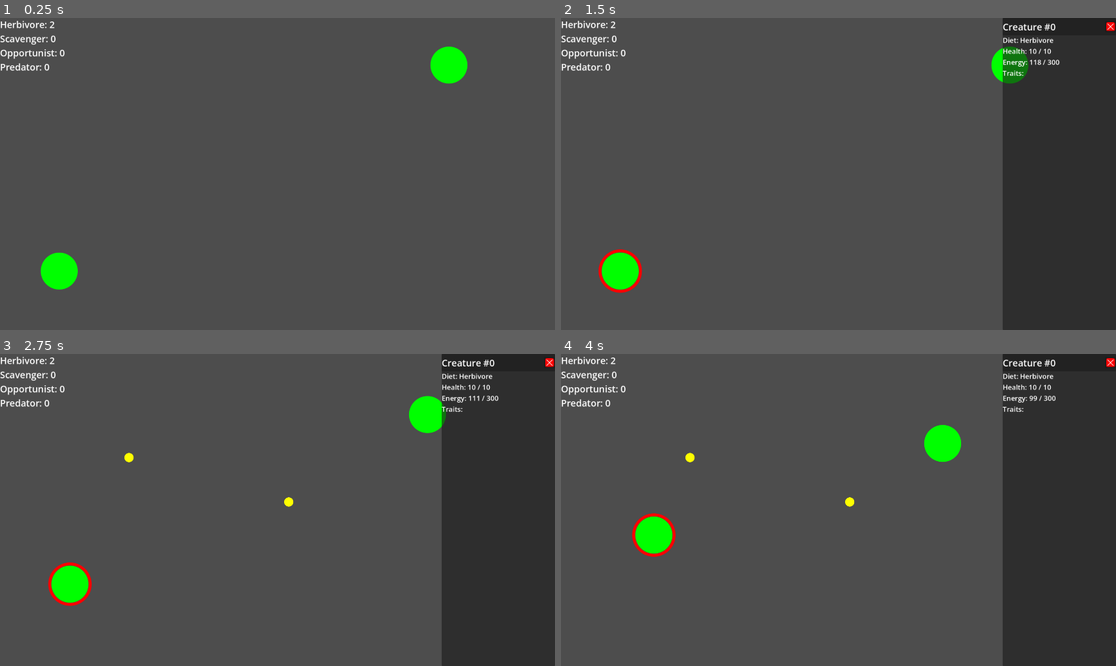
Above: before the commit, frames 1-4 (two rows, left to right).
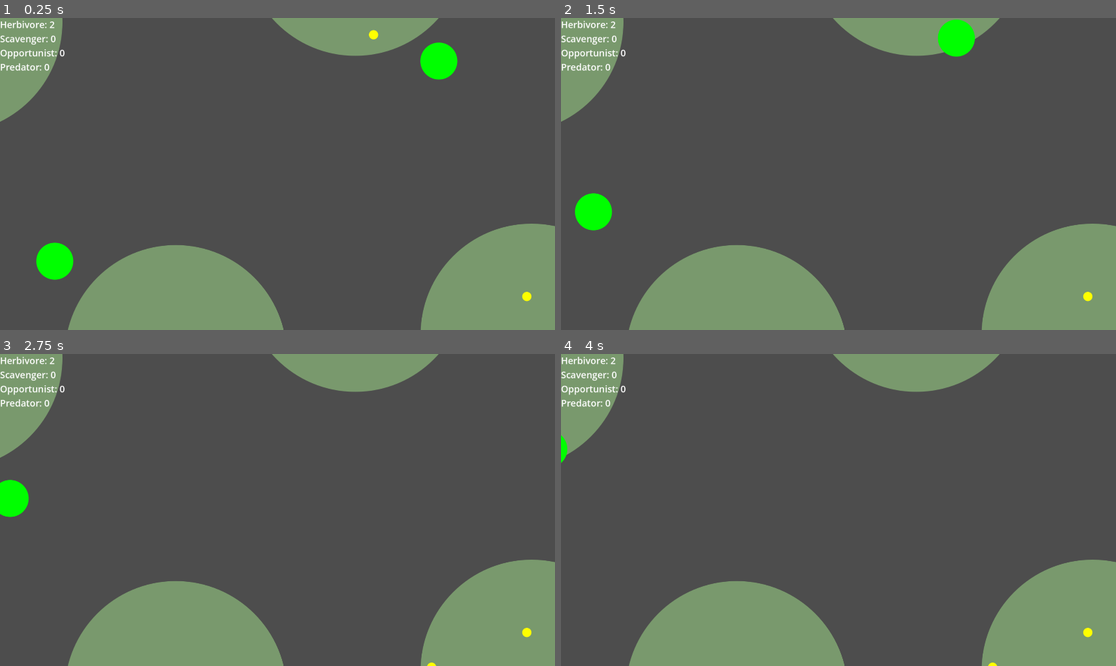
Above: after the commit, the same moments.

Repository: AntonPotapovDev/evolution-game
Game: Godot game, scene res://main.tscn
Two runs of this game, one before a commit and one after it. Both use one fixed random seed, a clock stepped at 60 frames per second and the inputs below.
Inputs (mouse positions are in pixels of both pictures, inside the frame that each line leads up to):
- Up to frame 1 (0.25 s): no input
- Up to frame 2 (1.5 s): drag from (622, 270) to (1010, 64) at 0.52 s; drag from (1010, 64) to (622, 270) at 1.27 s
- Up to frame 3 (2.75 s): move the mouse to (333, 441) at 2.02 s; click (333, 441) at 2.17 s
- Up to frame 4 (4 s): drag from (810, 572) to (644, 563) at 2.77 s; move the mouse to (1005, 556) at 3.52 s; click (1005, 556) at 3.67 s

The runs differ from the first frame. In frame 1, 21% of the frame differs, in the area x 0-100%, y 0-100%; in frame 2, 36%; in frame 3, 36%; in frame 4, 35%.

Commit message:
Add fields where food can be spawned

Diff:
--- /dev/null
+++ b/assets/circle_r384_dark_green.svg
@@ -0,0 +1,3 @@
+<svg width="798" height="798" xmlns="http://www.w3.org/2000/svg">
+  <circle cx="399" cy="399" r="384" fill="rgb(121, 153, 109)" />
+</svg>
--- a/creature/creature.gd
+++ b/creature/creature.gd
@@ -78,7 +78,7 @@
     if _config:
         return
 
-    z_index = Layers.CREATURE
+    z_index = Layers.Layer.CREATURE
 
     _id = new_id
     _config = creature_config
--- a/food/meat_food/meat_food.gd
+++ b/food/meat_food/meat_food.gd
@@ -7,6 +7,6 @@
 
 func _ready() -> void:
     _energy_boost = ENERGY_BOOST
-    z_index = Layers.FOOD
+    z_index = Layers.Layer.FOOD
     _type = Groups.MEAT_FOOD
     add_to_group(_type)
--- a/food/plant_food/plant_food.gd
+++ b/food/plant_food/plant_food.gd
@@ -7,6 +7,6 @@
 
 func _ready() -> void:
     _energy_boost = ENERGY_BOOST
-    z_index = Layers.FOOD
+    z_index = Layers.Layer.FOOD
     _type = Groups.PLANT_FOOD
     add_to_group(_type)
--- /dev/null
+++ b/game_world/field/field.gd
@@ -0,0 +1,49 @@
+class_name Field
+extends Area2D
+
+
+@export var min_spawn_time: float = 2.0
+@export var max_spawn_time: float = 4.0
+@export var min_starting_food: int = 0
+@export var max_starting_food: int = 5
+
+
+@onready var _shape: CircleShape2D = $CollisionShape2D.shape as CircleShape2D
+
+
+var _time_left: float = 0.0
+
+
+func init():
+    z_index = Layers.Layer.FIELD
+
+    var staring_food_count = randi_range(min_starting_food, max_starting_food)
+    for _i in range(staring_food_count):
+        _spawn_food()
+
+    _update_time_left()
+
+
+func _ready() -> void:
+    add_to_group(Groups.FIELD)
+
+
+func _physics_process(delta: float) -> void:
+    _time_left -= delta
+
+    if _time_left < 0.0:
+        _spawn_food()
+        _update_time_left()
+
+
+func _spawn_food():
+    Spawner.spawn_plant_food(_get_random_point())
+
+
+func _update_time_left():
+    _time_left = randf_range(min_spawn_time, max_spawn_time)
+
+
+func _get_random_point() -> Vector2:
+    var point = Vector2.UP * randf_range(0.0, _shape.radius)
+    return to_global(point.rotated(randf_range(0.0, TAU)))
--- /dev/null
+++ b/game_world/field/field.tscn
@@ -0,0 +1,18 @@
+[gd_scene format=3 uid="uid://dg8kx7310vhg7"]
+
+[ext_resource type="Script" uid="uid://8q35uk2lk57b" path="res://game_world/field/field.gd" id="1_kkl7u"]
+[ext_resource type="Texture2D" uid="uid://mub07fg8g62t" path="res://assets/circle_r384_dark_green.svg" id="1_nn7hi"]
+
+[sub_resource type="CircleShape2D" id="CircleShape2D_kkl7u"]
+radius = 371.19403
+
+[node name="Field" type="Area2D" unique_id=1353348518]
+collision_layer = 0
+collision_mask = 0
+script = ExtResource("1_kkl7u")
+
+[node name="Sprite2D" type="Sprite2D" parent="." unique_id=2104650823]
+texture = ExtResource("1_nn7hi")
+
+[node name="CollisionShape2D" type="CollisionShape2D" parent="." unique_id=1765375141]
+shape = SubResource("CircleShape2D_kkl7u")
--- a/game_world/game_world.gd
+++ b/game_world/game_world.gd
@@ -2,7 +2,6 @@
 extends Node2D
 
 
-@onready var _food_timer: Timer = $FoodTimer
 @onready var _camera: GameCamera = $GameCamera
 
 
@@ -12,9 +11,8 @@
 
 func start() -> void:
     _init_system()
+    _init_fields()
     _init_cretures()
-
-    _food_timer.start()
 
 
 func _init_system():
@@ -38,16 +36,9 @@
         EventBus.creature_spawned.emit(creature_config)
 
 
-func _spawn_food() -> void:
-    var center = _screen_size / 2
-    var coef = 0.7
-
-    var move_x = _rng.randf_range(-center.x * coef, center.x * coef)
-    var move_y = _rng.randf_range(-center.y * coef, center.y * coef)
-
-    Spawner.spawn_plant_food(center + Vector2(move_x, move_y))
-
-
-func _on_food_timer_timeout() -> void:
-    _spawn_food()
-    _spawn_food()
+func _init_fields():
+    var fields = get_tree().get_nodes_in_group(Groups.FIELD)
+    for node in fields:
+        var field = node as Field
+        if field:
+            field.init()
--- a/game_world/game_world.tscn
+++ b/game_world/game_world.tscn
@@ -3,6 +3,7 @@
 [ext_resource type="Script" uid="uid://c6liunqprkle5" path="res://game_world/game_world.gd" id="1_ea1x0"]
 [ext_resource type="Script" uid="uid://dn1a47qaolp6d" path="res://game_world/game_camera.gd" id="2_abhvm"]
 [ext_resource type="PackedScene" uid="uid://c71ebubvtykbs" path="res://creature/creature.tscn" id="2_e08lw"]
+[ext_resource type="PackedScene" uid="uid://dg8kx7310vhg7" path="res://game_world/field/field.tscn" id="4_uufbk"]
 
 [node name="GameWorld" type="Node2D" unique_id=1257805047]
 script = ExtResource("1_ea1x0")
@@ -12,13 +13,20 @@
 script = ExtResource("2_abhvm")
 metadata/_custom_type_script = "uid://dn1a47qaolp6d"
 
-[node name="FoodTimer" type="Timer" parent="." unique_id=1839282753]
-wait_time = 2.0
-
 [node name="Creature" parent="." unique_id=950496937 instance=ExtResource("2_e08lw")]
 position = Vector2(205, 876)
 
 [node name="Creature2" parent="." unique_id=1915270166 instance=ExtResource("2_e08lw")]
 position = Vector2(1553, 163)
 
-[connection signal="timeout" from="FoodTimer" to="." method="_on_food_timer_timeout"]
+[node name="Field" parent="." unique_id=1353348518 instance=ExtResource("4_uufbk")]
+position = Vector2(1839, 1096)
+
+[node name="Field2" parent="." unique_id=24640813 instance=ExtResource("4_uufbk")]
+position = Vector2(-168, 14)
+
+[node name="Field3" parent="." unique_id=975445516 instance=ExtResource("4_uufbk")]
+position = Vector2(608, 1170)
+
+[node name="Field4" parent="." unique_id=1536355875 instance=ExtResource("4_uufbk")]
+position = Vector2(1229, -253)
--- a/globals/groups.gd
+++ b/globals/groups.gd
@@ -7,3 +7,5 @@
 
 const PLANT_FOOD: StringName = &"plant_food"
 const MEAT_FOOD: StringName = &"meat_food"
+
+const FIELD: StringName = &"field"
--- a/globals/layers.gd
+++ b/globals/layers.gd
@@ -2,6 +2,9 @@
 extends RefCounted
 
 
-const FOOD: int  = 1
-const CREATURE: int = 2
-const UI: int = 3
+enum Layer {
+    FIELD,
+    FOOD,
+    CREATURE,
+    UI
+}
--- a/ui/creature_selection_control/creature_selection_control.gd
+++ b/ui/creature_selection_control/creature_selection_control.gd
@@ -16,7 +16,7 @@
 
 
 func _ready() -> void:
-    z_index = Layers.UI
+    z_index = Layers.Layer.UI
 
 
 func _on_input_event(_viewport: Node, event: InputEvent, _shape_idx: int) -> void:
Not shown, added: assets/circle_r384_dark_green.svg.import
Not shown, added: game_world/field/field.gd.uid
